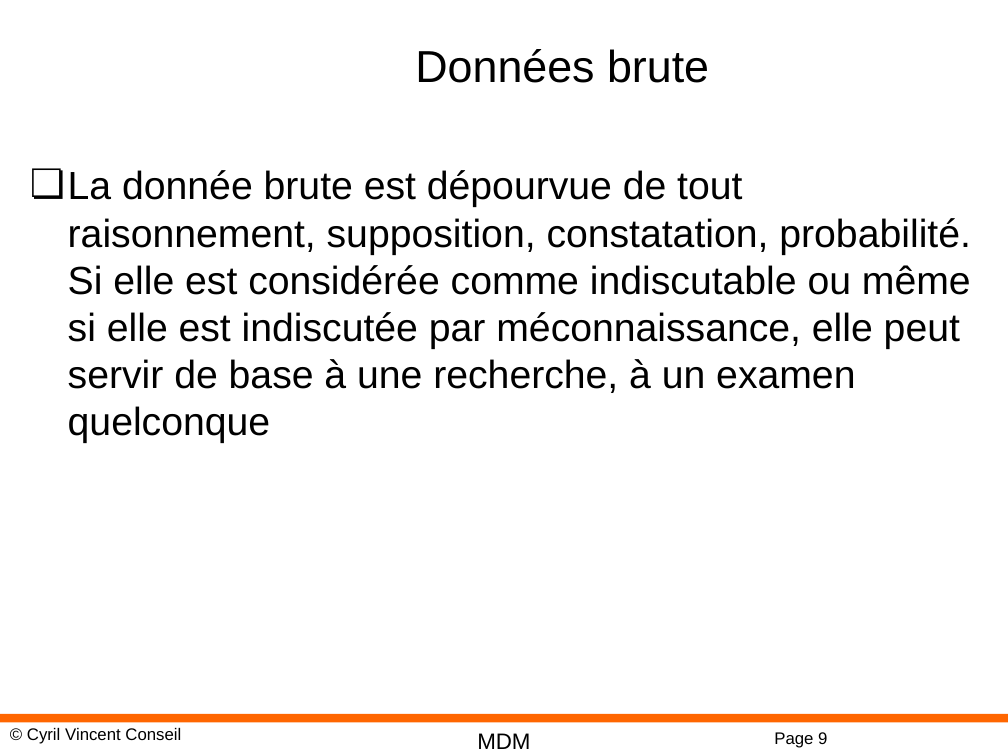
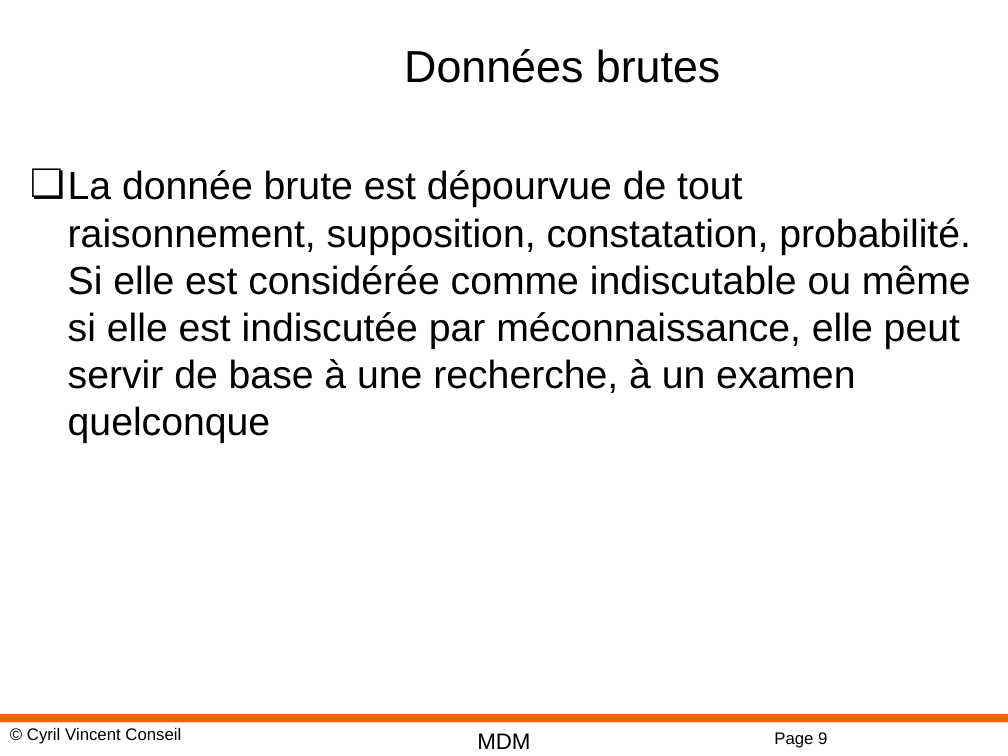
Before and after one commit to cyrilvincent/mdm, a slide deck: slide 9 of DM01-Intro.pptx. Drawn at 1008x756 pixels with LibreOffice and Linux fonts; fonts in the diff are those of the drawing; background and template pictures are left out. Boxes give left, top, right and bottom in pixels: in the first picture for what was removed or moved away, otherwise in the second. Text is boxed around its words. In the diff, an @@ line names an element or a change of style, - is before the commit and + after.

```diff
--- a/DM01-Intro.pptx
+++ b/DM01-Intro.pptx
@@ title at (404,49,720,83): text changed @@
-Données brute
+Données brutes
```
Also in this commit, not shown: 9 slides added, 32 other files.
